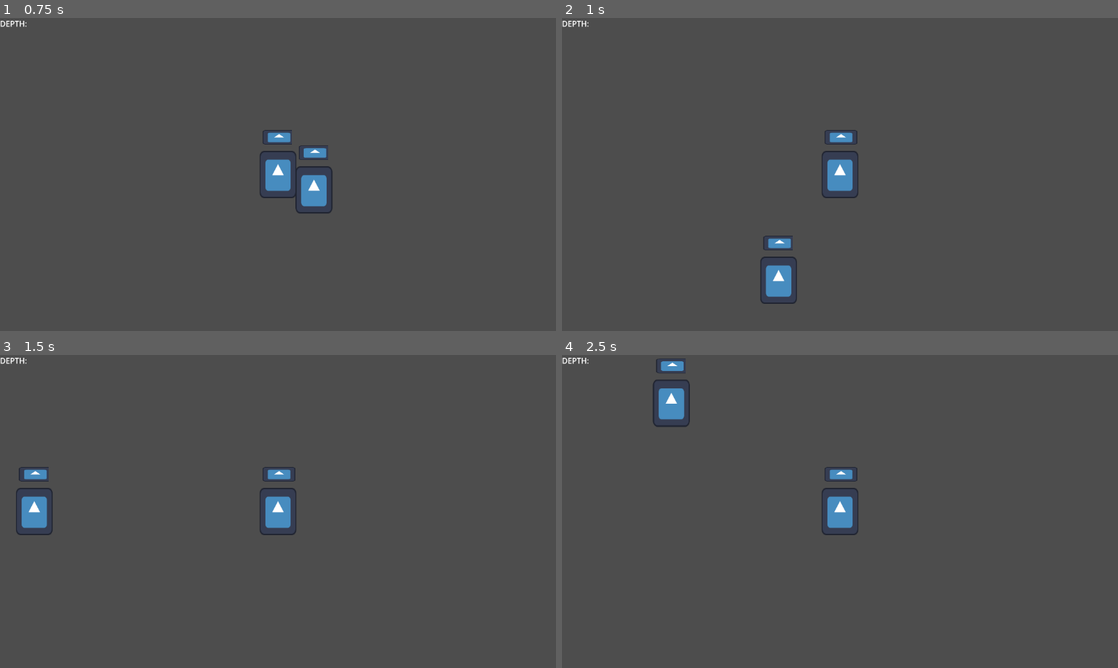
Above: before the commit, frames 1-4 (two rows, left to right).
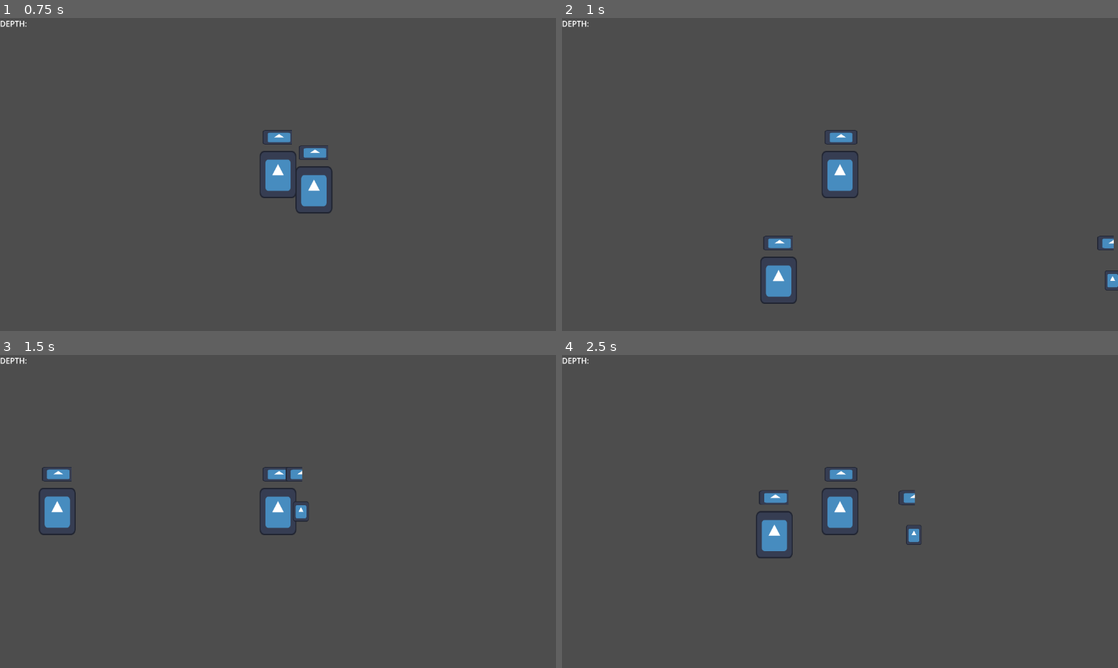
Above: after the commit, the same moments.

Repository: Kaplin86/campfire-project
Game: Godot game, scene res://test.tscn
Same seed, same stepped clock (60 frames per second), same inputs: the game is played once before the commit and once after it. This scene is started directly instead of the project's main scene. The engine's default icon, where the game draws it, is replaced by a stand-in: a white triangle on a blue panel in a dark square.
Inputs (mouse positions are in pixels of both pictures, inside the frame that each line leads up to):
- Up to frame 1 (0.75 s): tap Enter (ui_accept) at 0.5 s; move the mouse to (400, 158) at 0.52 s; hold Right (ui_right) from 0.53 s (still down); click (400, 158) at 0.6 s
- Up to frame 2 (1 s): keep holding Right (ui_right); tap Enter (ui_accept) at 0.77 s
- Up to frame 3 (1.5 s): keep holding Right (ui_right); move the mouse to (166, 527) at 1.27 s; click (166, 527) at 1.35 s
- Up to frame 4 (2.5 s): tap Enter (ui_accept) at 1.52 s; move the mouse to (895, 442) at 2.02 s; release Right (ui_right) at 2.03 s; hold Left (ui_left) from 2.03 s (still down); click (895, 442) at 2.1 s

Frame 1 is identical in both runs. In frame 2, 0.2% of the frame differs, in the area x 96-100%, y 69-88%; in frame 3, 1.6%; in frame 4, 1.7%, in the area x 16-65%, y 1-65%.

Commit message:
babyZombie

Diff:
--- /dev/null
+++ b/BabyZombie.tscn
@@ -0,0 +1,55 @@
+[gd_scene format=3 uid="uid://0c3r7kc7030e"]
+
+[ext_resource type="Script" uid="uid://b1kntf7hgt8f7" path="res://zombie.gd" id="1_4ndco"]
+[ext_resource type="Texture2D" uid="uid://bt5d31eg0dtnc" path="res://icon.svg" id="2_rskfn"]
+
+[sub_resource type="CapsuleShape2D" id="CapsuleShape2D_4ndco"]
+radius = 5.0
+
+[sub_resource type="CircleShape2D" id="CircleShape2D_rskfn"]
+
+[sub_resource type="CircleShape2D" id="CircleShape2D_82gkt"]
+radius = 42.296574
+
+[node name="BaseEnemy" type="CharacterBody2D" unique_id=21257629]
+script = ExtResource("1_4ndco")
+offset = 11
+movementSpeed = 9247
+health = 5
+maxhp = 5
+metadata/_custom_type_script = "uid://bbaqkch51csiv"
+metadata/_edit_horizontal_guides_ = [-22.0]
+
+[node name="CollisionShape2D" type="CollisionShape2D" parent="." unique_id=1770361282]
+shape = SubResource("CapsuleShape2D_4ndco")
+
+[node name="Icon" type="Sprite2D" parent="." unique_id=2121022792]
+scale = Vector2(0.071118906, 0.0912342)
+texture = ExtResource("2_rskfn")
+
+[node name="Area2D" type="Area2D" parent="." unique_id=1253428339]
+position = Vector2(11, 0)
+collision_mask = 3
+
+[node name="CollisionShape2D2" type="CollisionShape2D" parent="Area2D" unique_id=619716660]
+shape = SubResource("CircleShape2D_rskfn")
+
+[node name="Vision" type="Area2D" parent="." unique_id=973987357]
+modulate = Color(1, 0, 1, 1)
+show_behind_parent = true
+
+[node name="CollisionShape2D" type="CollisionShape2D" parent="Vision" unique_id=734883329]
+shape = SubResource("CircleShape2D_82gkt")
+
+[node name="TextureProgressBar" type="TextureProgressBar" parent="." unique_id=1438381562]
+offset_left = -9.0
+offset_top = -26.000002
+offset_right = 119.0
+offset_bottom = 102.0
+scale = Vector2(0.1502417, 0.066872865)
+max_value = 10.0
+value = 10.0
+texture_progress = ExtResource("2_rskfn")
+
+[connection signal="body_entered" from="Area2D" to="." method="_on_area_2d_body_entered"]
+[connection signal="body_entered" from="Vision" to="." method="_on_vision_body_entered"]
--- a/baseEnemy.gd
+++ b/baseEnemy.gd
@@ -2,6 +2,7 @@
 class_name BaseEnemy
 
 @export var health = 10
+@export var maxhp = 10
 func _physics_process(delta: float) -> void:
 	if not is_on_floor():
 			velocity += get_gravity() * delta
--- a/test.tscn
+++ b/test.tscn
@@ -3,6 +3,7 @@
 [ext_resource type="PackedScene" uid="uid://c2moyc7yb5itr" path="res://player.tscn" id="1_37kl0"]
 [ext_resource type="PackedScene" uid="uid://c1k30nfy3pq56" path="res://zombie.tscn" id="2_8uh7m"]
 [ext_resource type="PackedScene" uid="uid://c3deqmoxxpk0i" path="res://cat.tscn" id="3_6uqi0"]
+[ext_resource type="PackedScene" uid="uid://0c3r7kc7030e" path="res://BabyZombie.tscn" id="4_ppyta"]
 
 [sub_resource type="RectangleShape2D" id="RectangleShape2D_8uh7m"]
 size = Vector2(467, 20)
@@ -55,3 +56,6 @@
 
 [node name="Cat" parent="." unique_id=156113061 instance=ExtResource("3_6uqi0")]
 position = Vector2(263, 175)
+
+[node name="BaseEnemy2" parent="." unique_id=848882131 instance=ExtResource("4_ppyta")]
+position = Vector2(680, 226)
--- a/zombie.gd
+++ b/zombie.gd
@@ -1,7 +1,7 @@
 extends MeleeEnemy
-
+@export var offset = 24
 var bindedPlayer : PlayerCharacter = null
-var movementSpeed = 6000
+@export var movementSpeed = 6000
 func _on_vision_body_entered(body: Node2D) -> void:
 
 	if body is PlayerCharacter:
@@ -19,9 +19,9 @@
 		queue_free()
 	if velocity.x != 0:
 		if velocity.x <0:
-			$Area2D.position.x = -24.0
+			$Area2D.position.x = -offset
 		else:
-			$Area2D.position.x = 23.0
+			$Area2D.position.x = offset
 func _on_area_2d_body_entered(body: Node2D) -> void:
 	if body is PlayerCharacter or body is FollowingEntity:
 		body.health = body.health - 1
Not shown, changed: .gitignore
